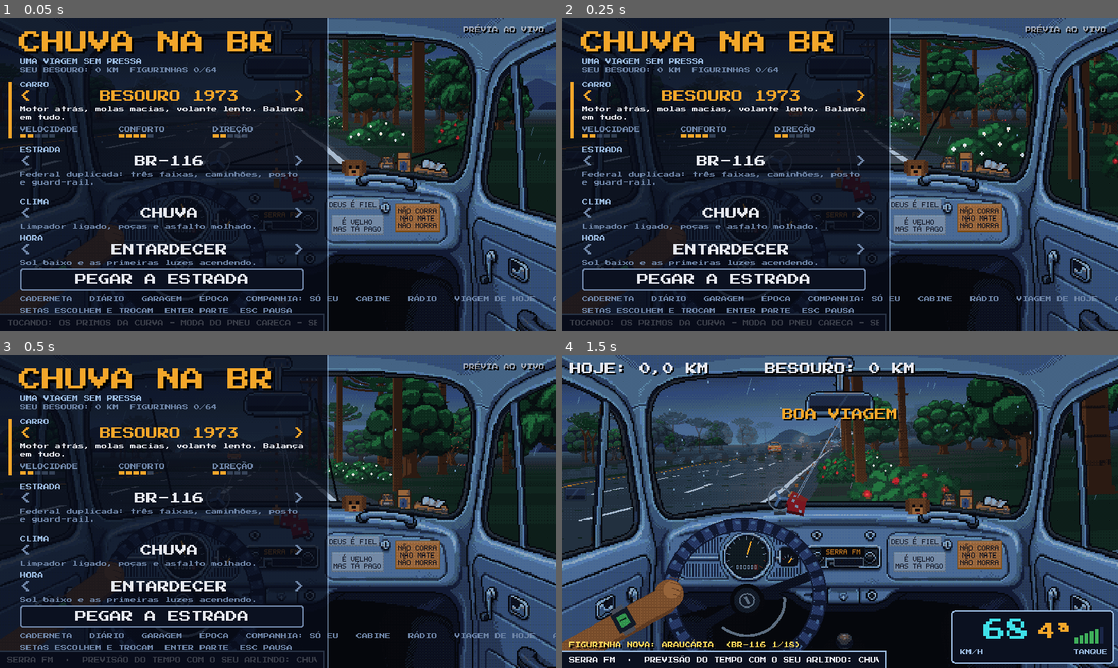
Above: before the commit, frames 1-4 (two rows, left to right).
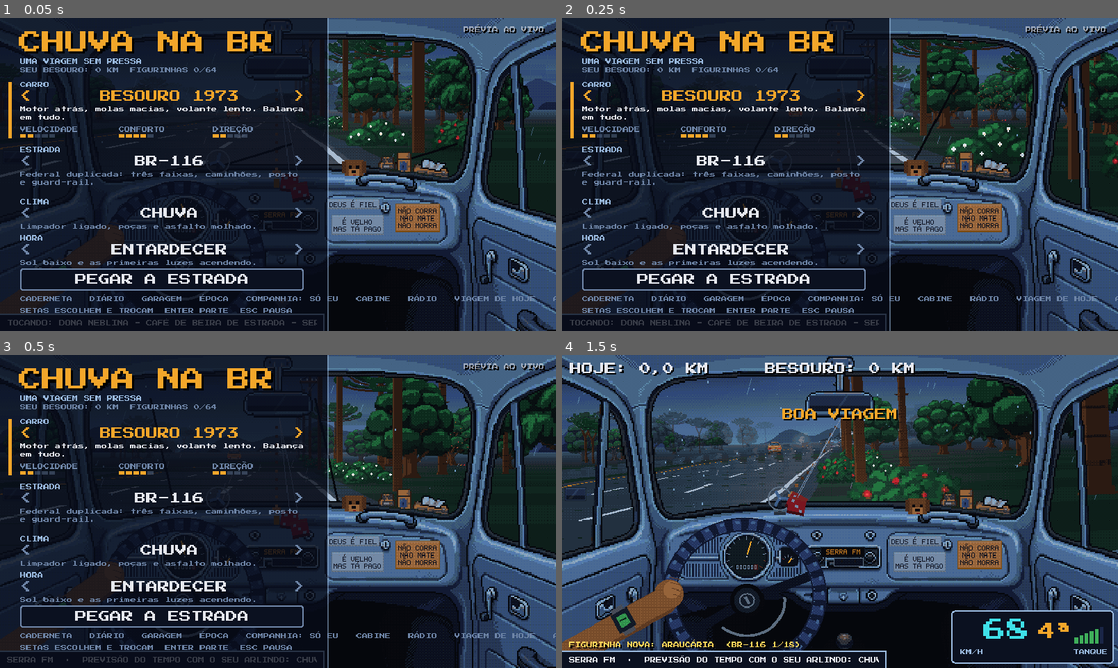
Above: after the commit, the same moments.

Repository: natanaelcd-coder/chuva-na-br-godot
Game: Godot game, scene res://main.tscn
The game is run twice, just before and just after one commit, with the same random seed, the same clock (stepped at 60 frames per second) and the same inputs. Sound files missing from this copy of the repository are replaced by a short silence.
Inputs (mouse positions are in pixels of both pictures, inside the frame that each line leads up to):
- Up to frame 1 (0.05 s): no input
- Up to frame 2 (0.25 s): no input
- Up to frame 3 (0.5 s): no input
- Up to frame 4 (1.5 s): tap Enter at 0.5, 0.6 s; move the mouse to (962, 495) at 0.52 s; hold Right 0.53-1.25 s; click (962, 495) at 0.67 s; tap Space at 0.77, 1.07 s; drag from (728, 527) to (812, 574) at 1.27 s

The runs differ from the first frame. In frame 1, 0.3% of the frame differs, in the area x 10-57%, y 96-99%; in frame 2, 0.3%; in frame 3, nothing differs; in frame 4, nothing differs.

Commit message:
Rádio: uma música nova por estação (ElevenLabs Music) com chamada do locutor
Serra FM: moda de viola com vocal; Litoral FM: bossa leve com vocal; Noite AM: balada brega anos 80 com vocal.
Entram em TRACKS (12 a 14), com duas chamadas gravadas cada, e tocam primeiro na primeira sintonia da viagem
(NOVAS / _priorizar_nova); a rotação segue normal depois.

Co-Authored-By: Claude Sonnet 5.5 <noreply@anthropic.com>
Claude-Session: https://claude.ai/code/session_01AAXhWSydK8E4nrsjVJ2YaC

Diff:
--- a/scripts/features/radio.gd
+++ b/scripts/features/radio.gd
@@ -27,7 +27,12 @@
 	["radio_noite_1", "CONJUNTO MADRUGADA", "BOLERO DO FAROL ALTO", 2],
 	["radio_noite_2", "BANDA NEON", "LUZ DE FREIO", 2],
 	["radio_noite_3", "SINTONIA FINA", "ÚLTIMO PEDÁGIO", 2],
+	["musica/serra_me_leva_pra_casa", "IRMÃOS DO PINHEIRAL", "SERRA ME LEVA PRA CASA", 0],   # ElevenLabs, com vocal
+	["musica/vou_de_brisa", "LUA DE MARÉ", "VOU DE BRISA", 1],
+	["musica/volta_pra_mim", "ROBSON ESTRELA", "VOLTA PRA MIM", 2],
 ]
+# a música nova de cada estação: toca primeiro na primeira sintonia da viagem (índice em TRACKS)
+const NOVAS := [12, 13, 14]
 const FITA_LEN := 6   # songs per side
 const FITA_START := [0, 4, 8]   # the tape that came in the glovebox
 
@@ -142,6 +147,7 @@
 var streams: Array = []        # per track
 var sounds := {}               # jingles, beds, pips, click
 var prog: Array = []           # per radio station: what is on the air right now
+var novas_ouvidas := {}        # estações já sintonizadas nesta viagem (a música nova tem prioridade na 1ª vez)
 var heard: Array = []          # tracks heard to the end
 var fita_a: Array = []
 var fita_b: Array = []
@@ -200,6 +206,7 @@
 		prog.append(p)
 	_stations()
 	g.setup_done.connect(_on_setup)
+	g.trip_started.connect(_on_trip)
 	g.menu.add_main_item("RÁDIO", _open_screen)
 	g.menu.add_pause_item("RÁDIO E FITA", _open_screen)
 
@@ -361,6 +368,12 @@
 	if g.radio_st != before or (cur_id == "fita" and not has_tape()):
 		radio_tune()
 
+func _on_trip() -> void:   # cada viagem recomeça a regra: a música nova de cada estação toca na primeira sintonia
+	novas_ouvidas = {}
+	var c := cur()
+	if not c.is_empty() and c.id != "fita":
+		radio_tune()
+
 func radio_next() -> void:
 	g.radio_st = (g.radio_st + 1) % (g.STATIONS.size() + 1)
 	cur_id = cur().get("id", "off")
@@ -398,8 +411,23 @@
 		a_click.play()
 		_tape_play()
 	else:
+		_priorizar_nova(g.radio_st)
 		_apply_item(g.radio_st, true)
 	radio_now_playing()
+
+# primeira vez que a estação é sintonizada na viagem: a música nova entra já (agora ou logo depois da locução),
+# e a rotação segue normal depois dela
+func _priorizar_nova(si: int) -> void:
+	if novas_ouvidas.has(si) or not g.started:
+		return
+	novas_ouvidas[si] = true
+	var nova: int = NOVAS[si]
+	var p: Dictionary = prog[si]
+	if p.kind == "talk":
+		if not p.items.slice(0, p.ti + 1).has("intro"):   # a chamada já no ar anunciou a outra música
+			p.next = nova
+	elif p.song != nova:
+		_start_song(p, si, nova)
 
 func _apply_item(si: int, joined: bool) -> void:
 	var p: Dictionary = prog[si]
--- a/scripts/radio_vozes.gd
+++ b/scripts/radio_vozes.gd
@@ -108,6 +108,10 @@
 		"tela": "E AGORA, PRA ACOMPANHAR A SUBIDA: TRIO ASFALTO, COM \"FAROL BAIXO\"."},
 	{"file": "serra_chamada_radio_serra_3_2", "st": 0, "kind": "intro", "dur": 4.25, "song": 3,
 		"tela": "PEDIDO DO PESSOAL DA VENDA: TRIO ASFALTO, \"FAROL BAIXO\"."},
+	{"file": "serra_chamada_musica_serra_me_leva_pra_casa_2", "st": 0, "kind": "intro", "dur": 7.15, "song": 12,
+		"tela": "PEDIDO DO PESSOAL DA VENDA: IRMÃOS DO PINHEIRAL, \"SERRA ME LEVA PRA CASA\"."},
+	{"file": "serra_chamada_musica_serra_me_leva_pra_casa_3", "st": 0, "kind": "intro", "dur": 6.35, "song": 12,
+		"tela": "UMA MODA BOA PRA ESTRADA: IRMÃOS DO PINHEIRAL E \"SERRA ME LEVA PRA CASA\"."},
 	{"file": "litoral_slogan_01", "st": 1, "kind": "slogan", "dur": 4.55,
 		"tela": "LITORAL FM 102,3: O SOM QUE TEM CHEIRO DE MARESIA!"},
 	{"file": "litoral_slogan_02", "st": 1, "kind": "slogan", "dur": 3.72,
@@ -212,6 +216,10 @@
 		"tela": "SEGURA ESSA, GALERA: OS VAGALUMES, \"MARESIA NO PAINEL\"!"},
 	{"file": "litoral_chamada_radio_litoral_3_2", "st": 1, "kind": "intro", "dur": 3.88, "song": 7,
 		"tela": "SOBE O SOM: OS VAGALUMES COM \"MARESIA NO PAINEL\"!"},
+	{"file": "litoral_chamada_musica_vou_de_brisa_2", "st": 1, "kind": "intro", "dur": 2.90, "song": 13,
+		"tela": "SOBE O SOM: LUA DE MARÉ COM \"VOU DE BRISA\"!"},
+	{"file": "litoral_chamada_musica_vou_de_brisa_3", "st": 1, "kind": "intro", "dur": 3.62, "song": 13,
+		"tela": "DIRETO DA AREIA PRO SEU PAINEL: LUA DE MARÉ, \"VOU DE BRISA\"."},
 	{"file": "noite_slogan_01", "st": 2, "kind": "slogan", "dur": 4.45,
 		"tela": "NOITE AM 1040: A COMPANHIA DE QUEM NÃO DORME."},
 	{"file": "noite_slogan_02", "st": 2, "kind": "slogan", "dur": 3.71,
@@ -316,4 +324,8 @@
 		"tela": "PRA QUEM TÁ ACORDADO: SINTONIA FINA, \"ÚLTIMO PEDÁGIO\". DEDICADA A VOCÊ, MOTORISTA."},
 	{"file": "noite_chamada_radio_noite_3_2", "st": 2, "kind": "intro", "dur": 4.85, "song": 11,
 		"tela": "APAGA A LUZ DO PAINEL E OUVE: SINTONIA FINA, \"ÚLTIMO PEDÁGIO\"."},
+	{"file": "noite_chamada_musica_volta_pra_mim_2", "st": 2, "kind": "intro", "dur": 4.15, "song": 14,
+		"tela": "APAGA A LUZ DO PAINEL E OUVE: ROBSON ESTRELA, \"VOLTA PRA MIM\"."},
+	{"file": "noite_chamada_musica_volta_pra_mim_3", "st": 2, "kind": "intro", "dur": 3.81, "song": 14,
+		"tela": "DO FUNDO DO BAÚ DA MADRUGADA: ROBSON ESTRELA, \"VOLTA PRA MIM\"."},
 ]
--- a/tests/feat_radio.gd
+++ b/tests/feat_radio.gd
@@ -45,6 +45,10 @@
 	await step(30)
 	check(g.STATIONS.size() == 4 and g.STATIONS[3].id == "fita", "besouro: 3 radios + tape")
 	check(r.shown_text.begins_with("TOCANDO:"), "song on the strip: " + r.shown_text)
+	check(r.TRACKS.size() == 15 and r.streams[12].get_length() > 120.0, "musicas novas carregadas (ElevenLabs)")
+	check(r.prog[0].song == r.NOVAS[0] and r.g.radio_song == r.NOVAS[0], "serra: musica nova toca na primeira sintonia da viagem")
+	r._priorizar_nova(1)
+	check(r.prog[1].song == r.NOVAS[1] or r.prog[1].next == r.NOVAS[1], "litoral: musica nova na primeira sintonia")
 
 	# every kind of line, every station
 	for si in 3:
Not shown, added: assets/audio/musica/serra_me_leva_pra_casa.ogg.import
Not shown, added: assets/audio/musica/volta_pra_mim.ogg.import
Not shown, added: assets/audio/musica/vou_de_brisa.ogg.import
Not shown, added: assets/audio/voz/litoral_chamada_musica_vou_de_brisa_2.ogg.import
Not shown, added: assets/audio/voz/litoral_chamada_musica_vou_de_brisa_3.ogg.import
Not shown, added: assets/audio/voz/noite_chamada_musica_volta_pra_mim_2.ogg.import
Not shown, added: assets/audio/voz/noite_chamada_musica_volta_pra_mim_3.ogg.import
Not shown, added: assets/audio/voz/serra_chamada_musica_serra_me_leva_pra_casa_2.ogg.import
Not shown, added: assets/audio/voz/serra_chamada_musica_serra_me_leva_pra_casa_3.ogg.import
Not shown, added: assets/audio/musica/serra_me_leva_pra_casa.ogg
Not shown, added: assets/audio/musica/volta_pra_mim.ogg
Not shown, added: assets/audio/musica/vou_de_brisa.ogg
(and 6 more such lines)
